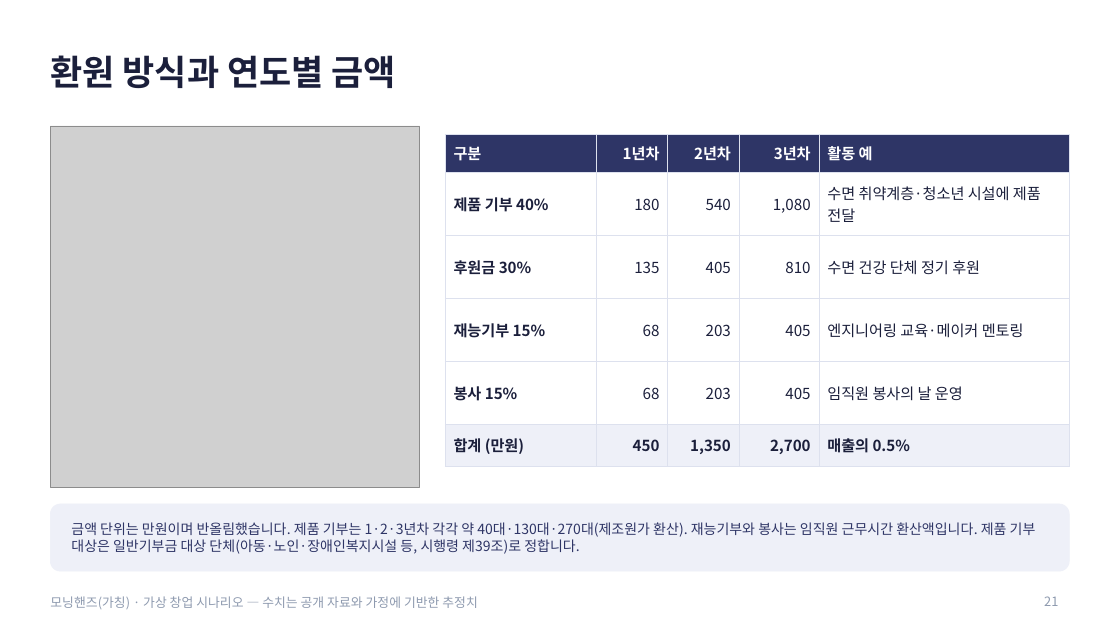
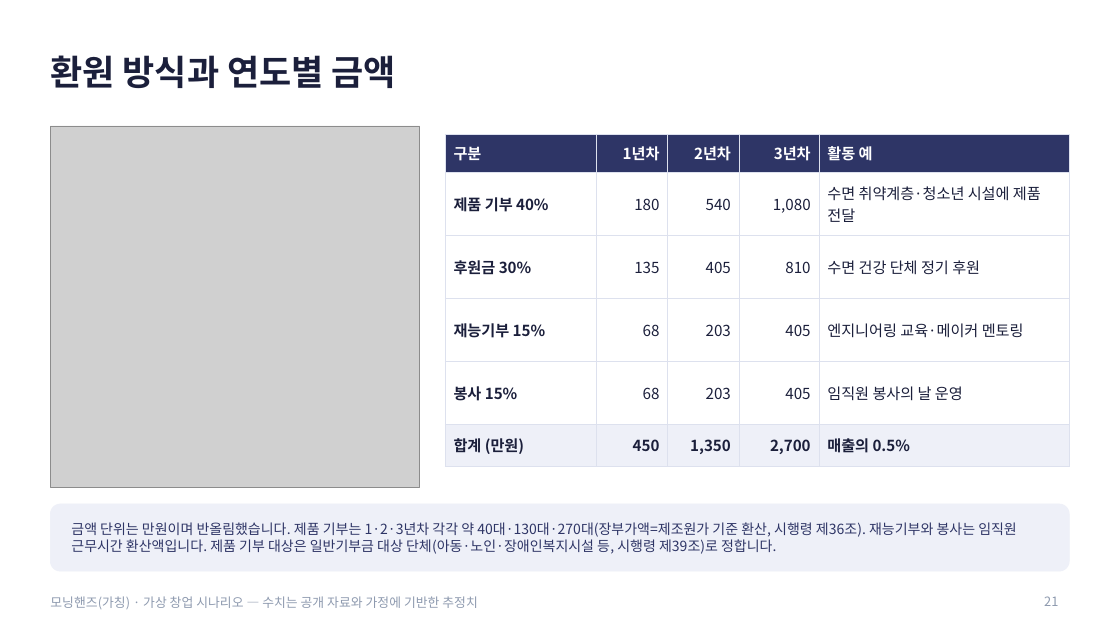
Before and after one commit to g975682-source/-, a slide deck: slide 21 of MorningHands_Business_Analysis.pptx. Drawn at 1120x630 pixels with LibreOffice and Linux fonts; fonts in the diff are those of the drawing; grey boxes stand for pictures. Boxes give left, top, right and bottom in pixels: in the first picture for what was removed or moved away, otherwise in the second. Text is boxed around its words. In the diff, an @@ line names an element or a change of style, - is before the commit and + after.

```diff
--- a/MorningHands_Business_Analysis.pptx
+++ b/MorningHands_Business_Analysis.pptx
@@ text at bbox=[71, 522, 1017, 554]: text changed @@
-금액 단위는 만원이며 반올림했습니다. 제품 기부는 1·2·3년차 각각 약 40대·130대·270대(제조원가 환산). 재능기부와 봉사는 임직원 근무시간 환산액입니다. 제품 기부 대상은 일반기부금 대상 단체(아동·노인·장애인복지시설 등, 시행령 제39조)로 정합니다.
+금액 단위는 만원이며 반올림했습니다. 제품 기부는 1·2·3년차 각각 약 40대·130대·270대(장부가액=제조원가 기준 환산, 시행령 제36조). 재능기부와 봉사는 임직원 근무시간 환산액입니다. 제품 기부 대상은 일반기부금 대상 단체(아동·노인·장애인복지시설 등, 시행령 제39조)로 정합니다.
```
Also in this commit, not shown: 5 other slides changed, 2 other files.
